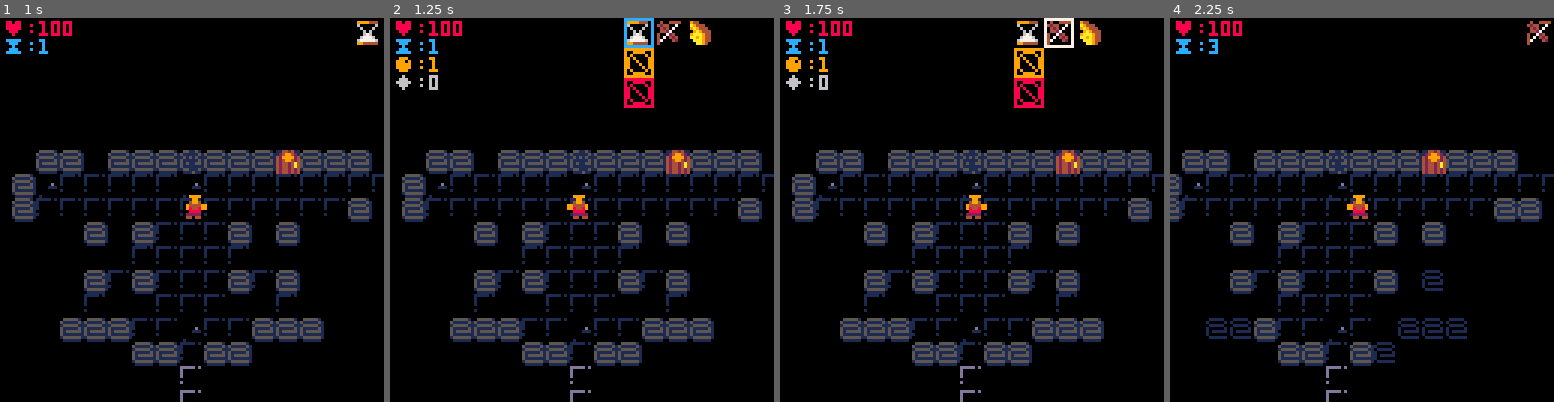
Above: before the commit, frames 1-4 (left to right).
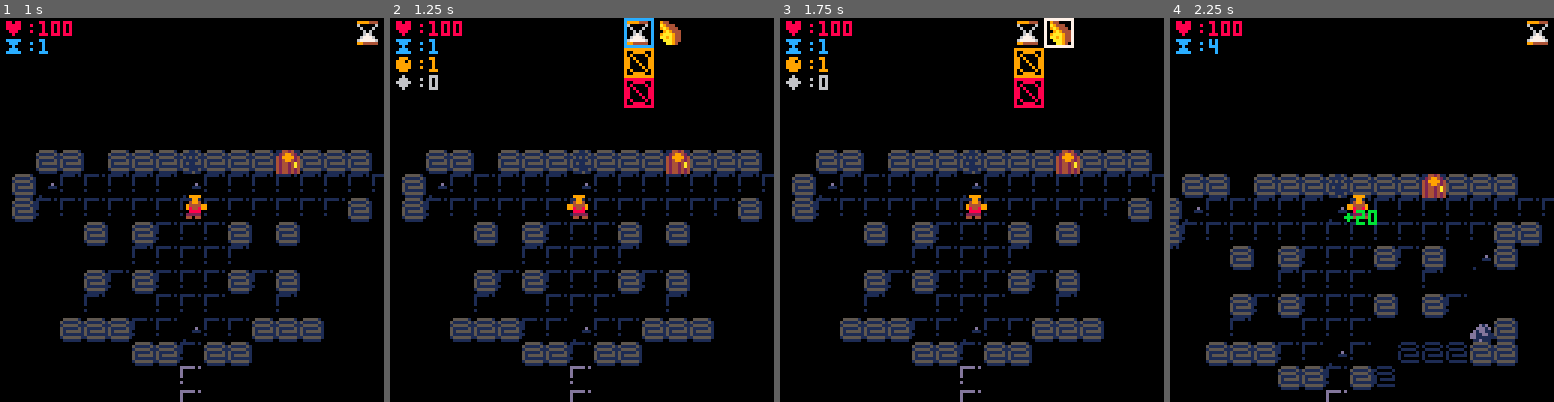
Above: after the commit, the same moments.

Repository: cheesepak/ap-forged-curse
Game: PICO-8 cartridge vanilla/vanillaforged.p8
Two runs of this game, one before a commit and one after it. Both use one fixed random seed, a clock stepped at 60 frames per second and the inputs below.
Inputs:
- Up to frame 1 (1 s): tap X (X key) at 0.33 s; tap O (Z key) at 0.7 s
- Up to frame 2 (1.25 s): tap X (X key) at 1.07 s
- Up to frame 3 (1.75 s): hold Right from 1.6 s (still down); tap O (Z key) at 1.7 s
- Up to frame 4 (2.25 s): tap X (X key) at 1.85 s; release Right at 2.1 s; tap O (Z key) at 2.1 s; hold Up from 2.15 s (still down)

Frame 1 is identical in both runs. In frame 2, 0.6% of the frame differs, in the area x 69-84%, y 0-8%; in frame 3, 0.6%; in frame 4, 26%, in the area x 0-100%, y 0-97%.

Commit message:
Turned off crossbow in starting inventory

Diff:
--- a/vanilla/vanillaforged.p8
+++ b/vanilla/vanillaforged.p8
@@ -602,7 +602,7 @@
 		g=0,
 		--key items received
 		keys={
-			[94]=makeitem(42),
+			--[94]=makeitem(42),
 			--[95]=makeitem(51),
 			--[96]=makeitem(50),
 			--[97]=makeitem(46),
Not shown, changed: ForgedCurseRandomizer.zip
Not shown, added: vanilla/forgedcursevanilla.zip
Not shown, changed: vanilla/vanillaforged.js
Not shown, removed: vanilla/vanillaforged.zip
